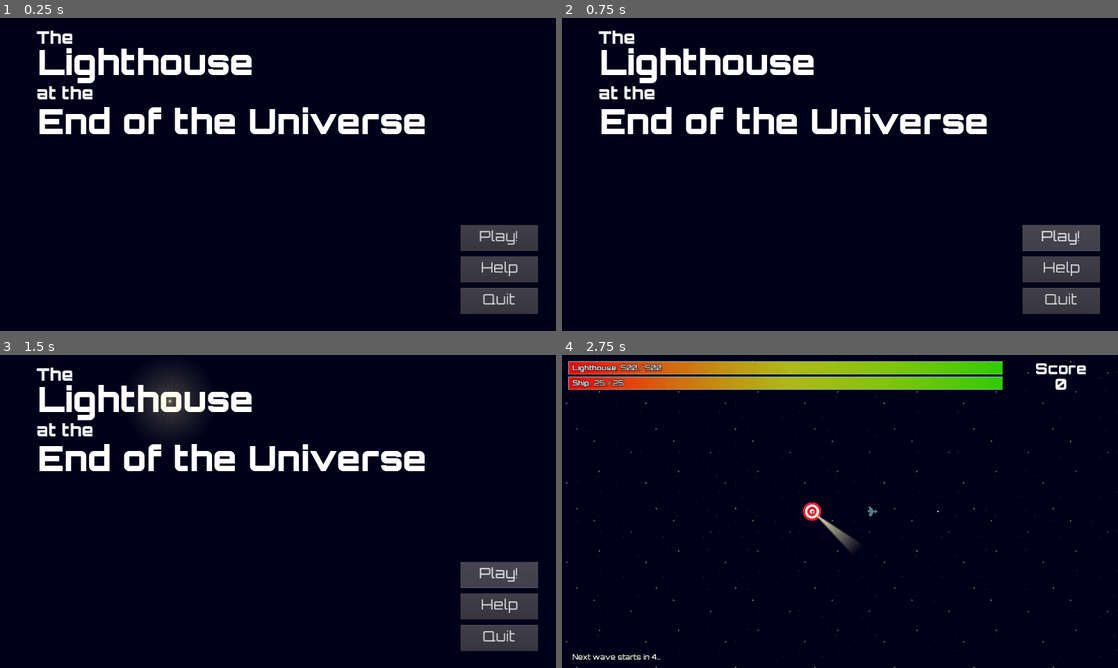
Above: before the commit, frames 1-4 (two rows, left to right).
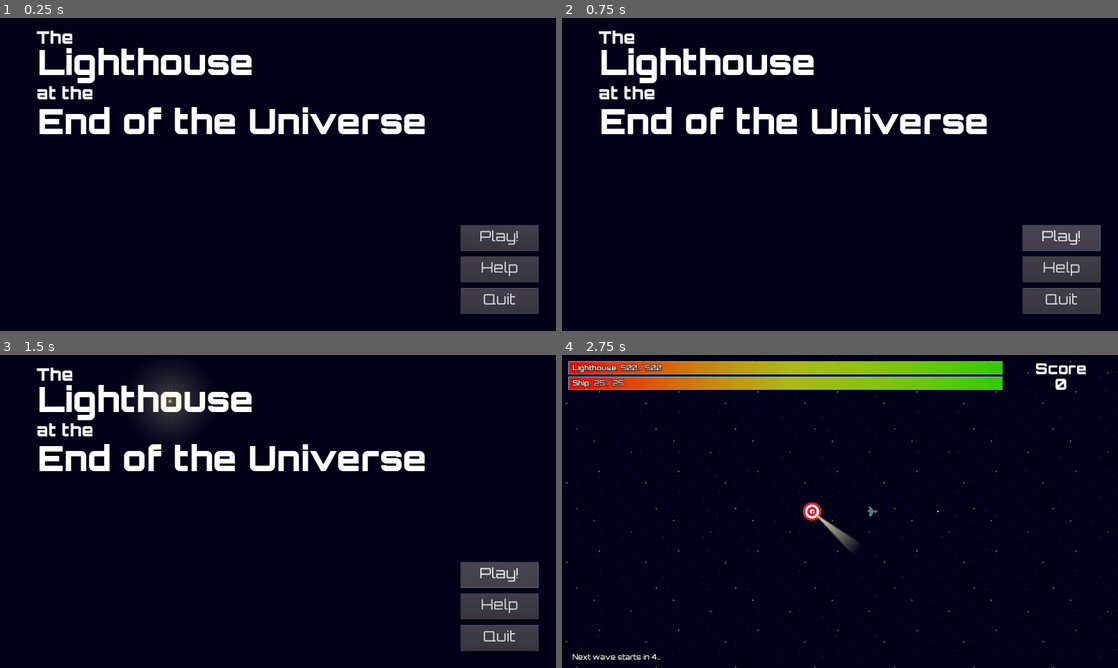
Above: after the commit, the same moments.

Repository: lmbarros/LD46-TheLighthouseAtTheEndOfTheUniverse
Game: Godot game, scene res://screens/TitleScreen.tscn
Two runs of this game, one before a commit and one after it. Both use one fixed random seed, a clock stepped at 60 frames per second and the inputs below.
Inputs:
- Up to frame 1 (0.25 s): no input
- Up to frame 2 (0.75 s): click "Play!" at 0.5 s
- Up to frame 3 (1.5 s): click "Play!" at 1.25 s
- Up to frame 4 (2.75 s): tap Enter at 2 s; hold Right (moveRight) from 2.03 s (still down); tap Ctrl (fire) at 2.1 s

The runs differ from the first frame. In frame 1, 0.2% of the frame differs, in the area x 86-97%, y 66-95%; in frame 2, 0.2%; in frame 3, 0.2%; in frame 4, nothing differs.

Commit message:
Nicer numbers for the button sizes 🙂

Diff:
--- a/src/screens/TitleScreen.tscn
+++ b/src/screens/TitleScreen.tscn
@@ -260,7 +260,7 @@
 [node name="PlayBtn" type="Button" parent="."]
 margin_left = 1060.0
 margin_top = 476.228
-margin_right = 1239.0
+margin_right = 1240.0
 margin_bottom = 536.228
 focus_neighbour_bottom = NodePath("../HelpBtn")
 custom_fonts/font = ExtResource( 5 )
@@ -272,7 +272,7 @@
 [node name="HelpBtn" type="Button" parent="."]
 margin_left = 1060.0
 margin_top = 548.228
-margin_right = 1239.0
+margin_right = 1240.0
 margin_bottom = 608.228
 focus_neighbour_top = NodePath("../PlayBtn")
 focus_neighbour_bottom = NodePath("../QuitBtn")
@@ -285,7 +285,7 @@
 [node name="QuitBtn" type="Button" parent="."]
 margin_left = 1060.0
 margin_top = 621.228
-margin_right = 1239.0
+margin_right = 1240.0
 margin_bottom = 681.228
 focus_neighbour_top = NodePath("../HelpBtn")
 custom_fonts/font = ExtResource( 5 )
